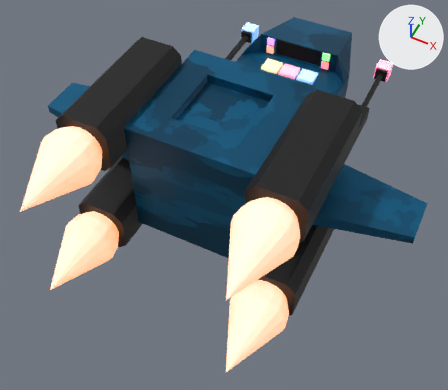
Renders of the glTF model dist/models/ship.glb from each side of a commit.
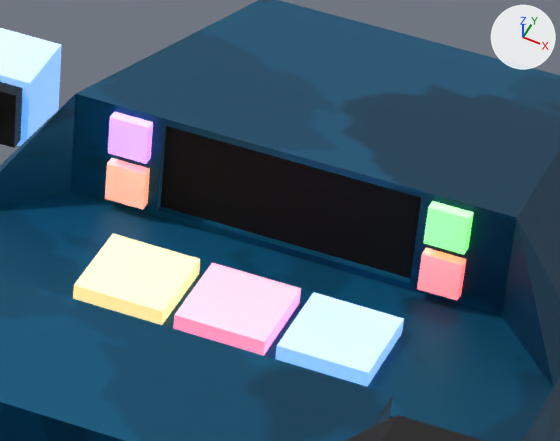
Old and new are each drawn whole from a 50 mm lens placed at (1.128, -2.624, 2.929), pointed at (0.021, -0.41, 0.161) and again close up on the part from 55% to 77% of the width and 5% to 24% of the height. Lighting does not change. The marker at upper right points along +X, +Y and +Z. Where no turn or scale is listed for an object, it has been applied to the vertices.

Before the edit, the objects in view are built like this:
```python
me_cube_002 = bpy.data.meshes.new('Cube.002')
me_cube_002.from_pydata(...)  # a box spanning x -0.05..0.05, y -0.05..0.05, z -0.05..0.05
me_cube_002.materials.append(mat_material_009)  # white #ffffff
me_cube_007 = bpy.data.meshes.new('Cube.007')
me_cube_007.from_pydata(...)  # 64 vertices, 96 faces; spans x -0.04..0.19, y -1.25..3.75, z -0.03..0.03
me_cube_007.materials.append(mat_material_006)  # black #292929
me_cube_021 = bpy.data.meshes.new('Cube.021')
me_cube_021.from_pydata(...)  # a box spanning x -0.0562..0.0562, y -0.0562..0.0562, z -0.025..0.025
me_cube_021.materials.append(mat_material_008)  # white #ffffff
ob_ship_button_pink = bpy.data.objects.new('ship-button-pink', me_cube_021)
ob_ship_button_pink.location = (0.0, 0.6119, 0.3577)
ob_ship_guns = bpy.data.objects.new('ship-guns', me_cube_007)
ob_ship_guns.parent = ob_ship
ob_ship_guns.location = (-0.375, 0.375, 0.212)
ob_ship_guns.scale = (5.0, 0.2, 2.0)
ob_ship_laser_l = bpy.data.objects.new('ship-laser.L', me_cube_002)
ob_ship_laser_l.location = (-0.525, 1.125, 0.2117)
# also in view: 'ship-button-red' at (0.199, 0.743, 0.401); 'ship-screen' at (0.0, 0.762, 0.431); 'ship-button-purple' at (-0.199, 0.743, 0.465); 'ship-button-yellow' at (-0.127, 0.612, 0.358); 'ship-button-green' at (0.199, 0.743, 0.465)
```
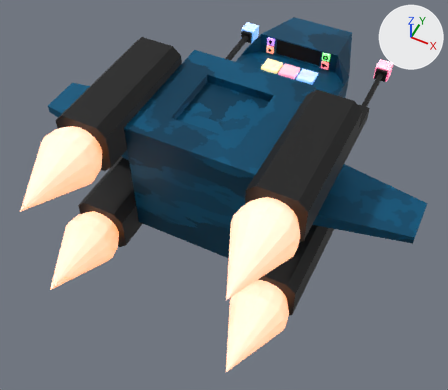
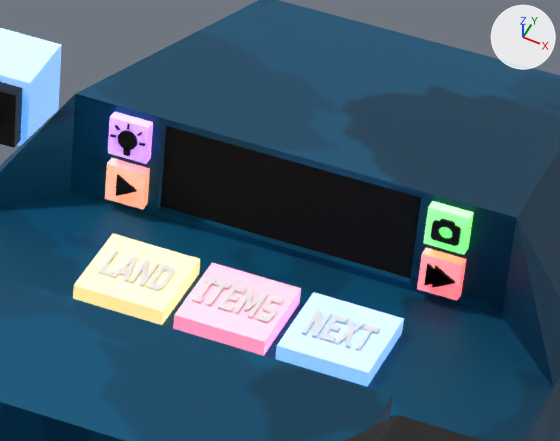
Location of each change, [x1, y1, x2, y2] in pixels of the close-ups (560 x 441 px):
'ship-button-text-items', added: after [192, 277, 283, 324]
'ship-button-text-next', added: after [301, 309, 380, 351]
'ship-button-text-land', added: after [97, 249, 175, 291]
'Cube', added (black): after [430, 218, 461, 246]
'ship-button-icon-next', added (black): after [424, 263, 455, 288]
'ship-button-icon-light', added (black): after [110, 124, 145, 156]
'ship-button-icon-play', added: after [116, 174, 137, 196]

Patch to the scene script:
```diff
--- a/dist/models/ship.glb.py
+++ b/dist/models/ship.glb.py
@@ mat_material_004 @@
+mat_material_004 = principled_material('Material.004')
+mat_material_004.base_color = (1.0, 1.0, 1.0)  # white #ffffff
+mat_material_004.metallic = 0.5
+mat_material_004.roughness = 0.8
@@ me_text @@
+me_text.from_pydata(...)  # 212 vertices, 420 faces; spans x -0.168..-0.0869, y 0.588..0.6362, z 0.3817..0.3857
+me_text.materials.append(mat_material_004)  # white #ffffff
@@ me_plane_003 @@
+me_plane_003.from_pydata(...)  # 22 vertices, 61 faces; spans x -0.015..0.0204, y -0.0032..0.0025, z -0.015..0.015
+me_plane_003.materials.append(mat_material_011)  # black #1f1f1f
@@ me_plane_008 @@
+me_plane_008.from_pydata(...)  # 104 vertices, 172 faces; spans x -0.0219..0.0219, y -0.0015..0.0016, z -0.019..0.0231
+me_plane_008.materials.append(mat_material_011)  # black #1f1f1f
@@ me_text_001 @@
+me_text_001.from_pydata(...)  # 472 vertices, 924 faces; spans x -0.0483..0.0483, y 0.5877..0.6365, z 0.3817..0.3857
+me_text_001.materials.append(mat_material_004)  # white #ffffff
@@ me_plane @@
+me_plane.from_pydata([(-0.0143, 0.0025, -0.015), (-0.0143, 0.0025, 0.015), (0.0114, 0.0025, 0.0), (-0.0143, -0.0031, -0.015), (0.0114, -0.0031, 0.0), (-0.0143, -0.0031, 0.015)], [], [(0, 1, 2), (3, 4, 5), (3, 0, 1), (3, 1, 5), (4, 2, 0), (4, 0, 3), (5, 1, 2), (5, 2, 4)])
+me_plane.materials.append(mat_material_011)  # black #1f1f1f
@@ me_cube_004 @@
+me_cube_004.from_pydata(...)  # 72 vertices, 140 faces; spans x -0.017..0.017, y -0.0015..0.0015, z -0.0146..0.0151
+me_cube_004.materials.append(mat_material_011)  # black #1f1f1f
@@ me_text_002 @@
+me_text_002.from_pydata(...)  # 84 vertices, 152 faces; spans x 0.0884..0.1665, y 0.588..0.6362, z 0.3817..0.3857
+me_text_002.materials.append(mat_material_004)  # white #ffffff
@@ ob_ship_button_text_land @@
+ob_ship_button_text_land = bpy.data.objects.new('ship-button-text-land', me_text)
+ob_ship_button_text_land.location = (0.0, 0.0, 0.0)
@@ ob_ship_button_icon_next @@
+ob_ship_button_icon_next = bpy.data.objects.new('ship-button-icon-next', me_plane_003)
+ob_ship_button_icon_next.location = (0.1984, 0.7366, 0.4008)
@@ ob_ship_button_icon_light @@
+ob_ship_button_icon_light = bpy.data.objects.new('ship-button-icon-light', me_plane_008)
+ob_ship_button_icon_light.location = (-0.1992, 0.7351, 0.4654)
@@ ob_ship_button_text_items @@
+ob_ship_button_text_items = bpy.data.objects.new('ship-button-text-items', me_text_001)
+ob_ship_button_text_items.location = (0.0, 0.0, 0.0)
@@ ob_ship_button_icon_play @@
+ob_ship_button_icon_play = bpy.data.objects.new('ship-button-icon-play', me_plane)
+ob_ship_button_icon_play.location = (-0.1949, 0.7366, 0.4008)
@@ ob_cube @@
+ob_cube = bpy.data.objects.new('Cube', me_cube_004)
+ob_cube.location = (0.1995, 0.7351, 0.4654)
@@ ob_ship_button_text_next @@
+ob_ship_button_text_next = bpy.data.objects.new('ship-button-text-next', me_text_002)
+ob_ship_button_text_next.location = (0.0, 0.0, 0.0)
```
